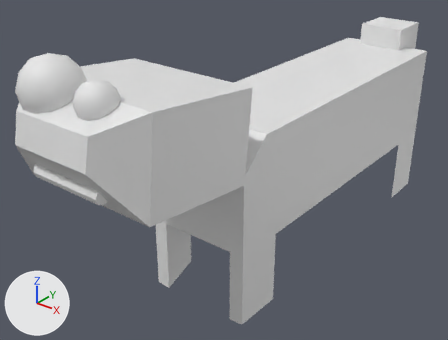
A saved change to the Blender file Project/Assets/Models/Entity/Animal/Wolf.blend.
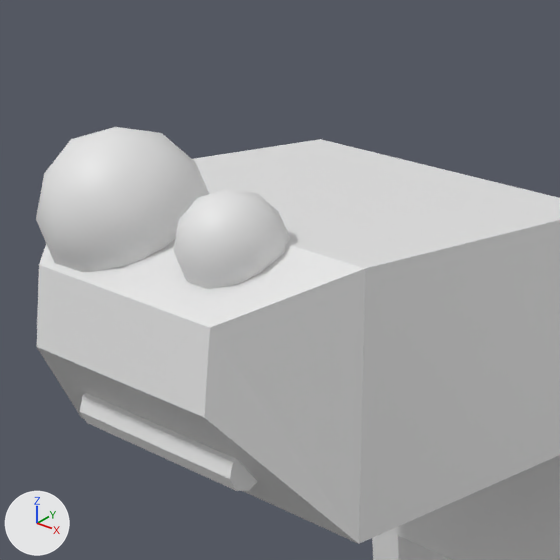
There are two pictures of each version: one whole from a 50 mm camera at (2.369, -4.01, 2.218) aimed at (-0.241, -0.747, 0.195), one close up on the part from 0% to 52% of the width and 0% to 69% of the height. The axes (+X, +Y, +Z) are drawn at lower left. The lights are the same throughout.

The first close-up shows 'Cube', 'ICO球', 'ICO球.001', '円柱'.
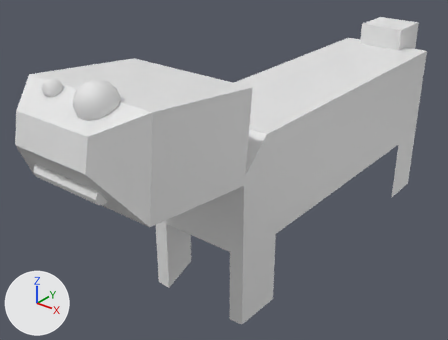
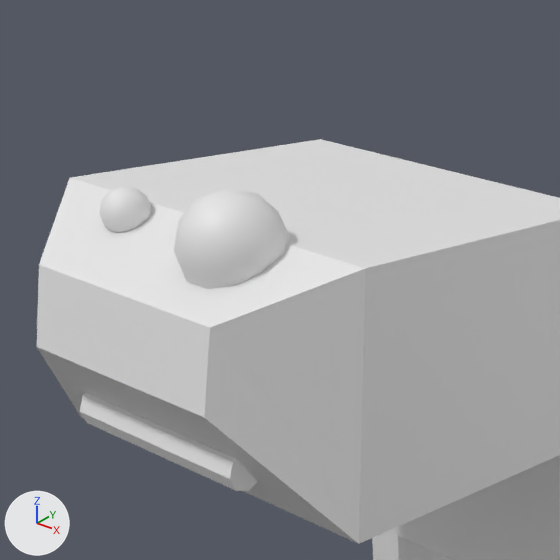
Boxes [x1, y1, x2, y2] around the edits, measured in the close-ups (560 x 560 px):
'ICO球', rescaled
    before: [36, 127, 209, 272]
    after: [99, 186, 152, 233]

What the commit changed:
Object 'ICO球' (ob_ico球) is rescaled from (0.182, 0.182, 0.182) to (0.055, 0.055, 0.055).
